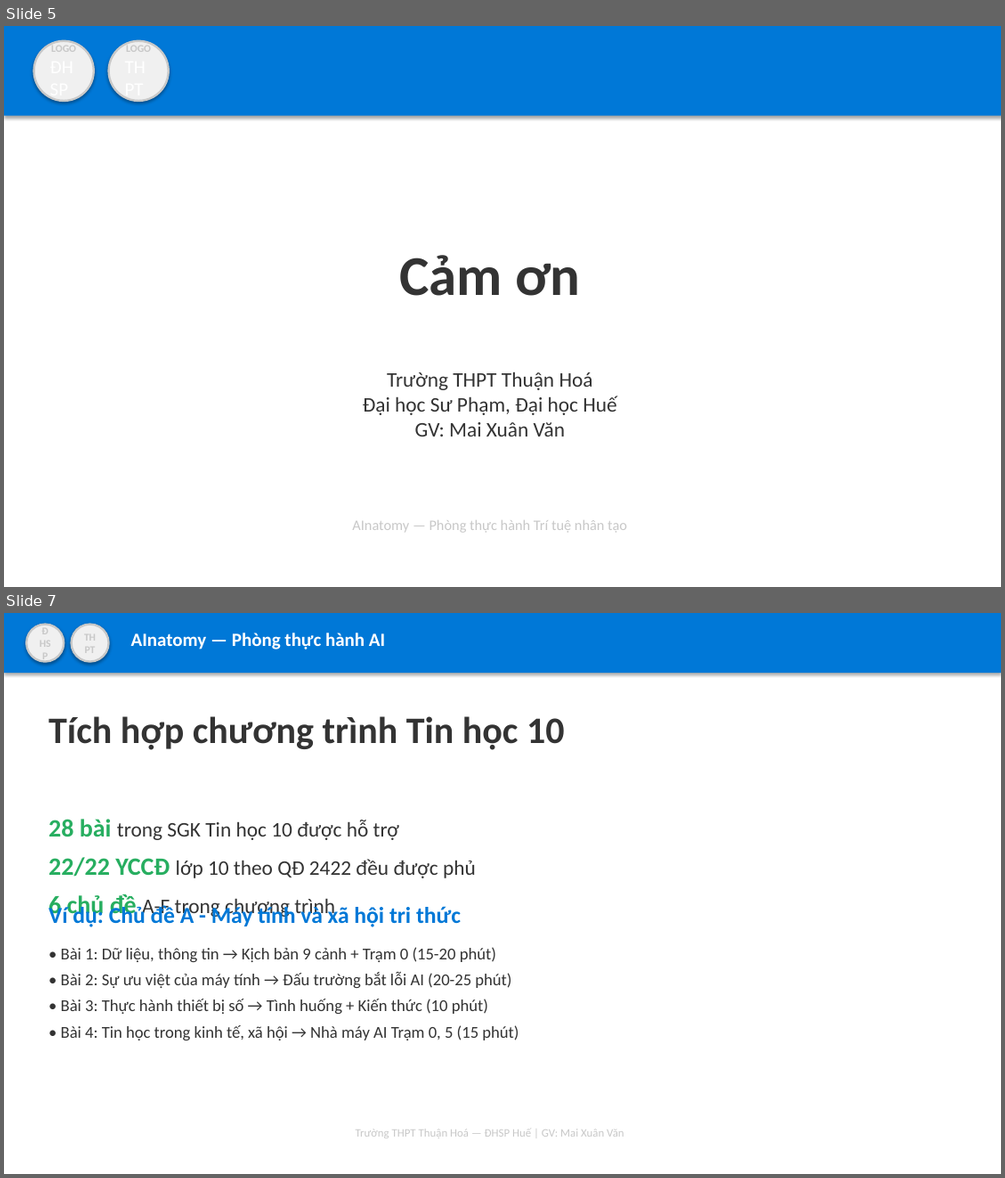
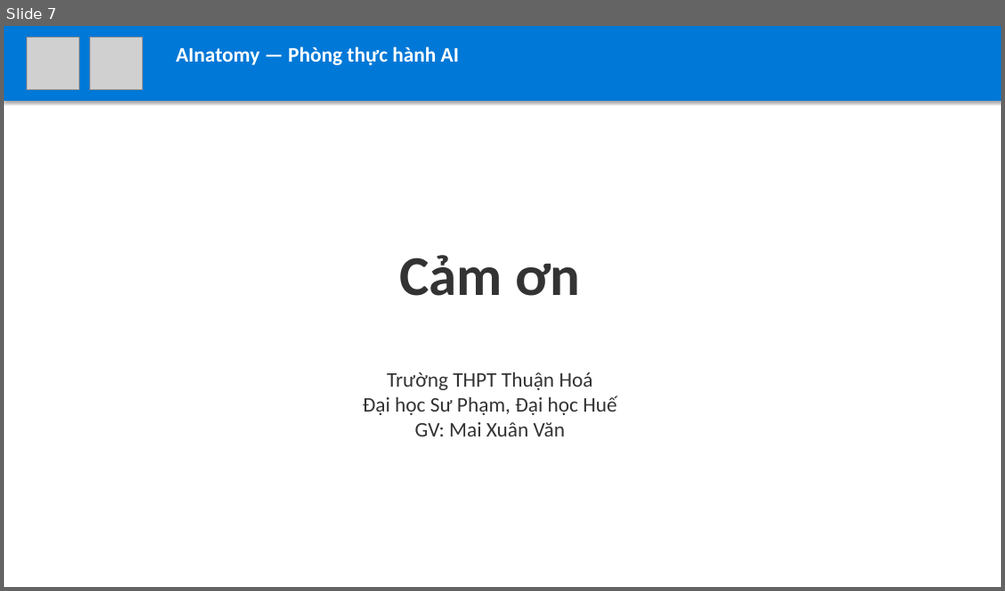
Before and after one commit to mxuanvan02/ainatomy, a slide deck: template_thuanhoa.pptx. Shown one above the other, each under a label of ours: slides 5 and 7 before the commit, slide 7 after it; the slides between them are not shown. The pictures are 1005x1178 and 1005x591 pixels, drawn with LibreOffice and Linux fonts; fonts in the diff are those of the drawing; grey boxes stand for pictures. Boxes give left, top, right and bottom in pixels: in the first picture for what was removed or moved away, otherwise in the second. Text is boxed around its words. In the diff, an @@ line names an element or a change of style, - is before the commit and + after.

Commit message:
Thêm logo thật từ Wikipedia và template slide báo cáo 7 trang
- Tải logo ĐHSP Huế từ Wikipedia (SVG → PNG 3750x3750)
- Tải logo THPT Thuận Hoá từ website trường (JPG 955x956)
- Tạo template_thuanhoa.pptx với 7 slides: bìa, vấn đề, giải pháp, tích hợp chương trình, kết quả, demo, cảm ơn
- Nghiên cứu workflow: Marp, Slidev, reveal.js, mkdeck

```diff
--- a/template_thuanhoa.pptx
+++ b/template_thuanhoa.pptx
@@ slide 7 removed at (4, 613, 1001, 1174), background #FFFFFF @@
@@ rectangle removed at (4, 613, 1001, 673) @@
@@ ellipse removed at (26, 625, 64, 662) @@
-ĐHSP
@@ ellipse removed at (72, 625, 109, 662) @@
-THPT
@@ text removed at (131, 633, 385, 649) @@
-AInatomy — Phòng thực hành AI
@@ text removed at (48, 716, 565, 750) @@
-Tích hợp chương trình Tin học 10
@@ text removed at (48, 819, 476, 919) @@
-28 bài trong SGK Tin học 10 được hỗ trợ
-22/22 YCCĐ lớp 10 theo QĐ 2422 đều được phủ
-6 chủ đề A-F trong chương trình
@@ text removed at (48, 905, 518, 1040) @@
-Ví dụ: Chủ đề A - Máy tính và xã hội tri thức
-• Bài 1: Dữ liệu, thông tin → Kịch bản 9 cảnh + Trạm 0 (15-20 phút)
-• Bài 2: Sự ưu việt của máy tính → Đấu trường bắt lỗi AI (20-25 phút)
-• Bài 3: Thực hành thiết bị số → Tình huống + Kiến thức (10 phút)
-• Bài 4: Tin học trong kinh tế, xã hội → Nhà máy AI Trạm 0, 5 (15 phút)
@@ text removed at (356, 1129, 623, 1138) @@
-Trường THPT Thuận Hoá — ĐHSP Huế | GV: Mai Xuân Văn
@@ what was slide 5 is now slide 7 @@
@@ slide 7 changed as well @@
@@ rectangle: place and size @@
-rectangle at (4, 26, 1001, 116)
+rectangle at (4, 26, 1001, 101)
@@ picture added at (26, 38, 79, 89) @@
@@ ellipse removed at (34, 41, 94, 101) @@
-LOGO
-ĐHSP
@@ picture added at (90, 38, 142, 89) @@
@@ ellipse removed at (109, 41, 169, 101) @@
-LOGO
-THPT
@@ text at (176, 46, 459, 65): text changed; size 14 to 20 pt; text colour #C8C8C8 to #FFFFFF; bold on @@
-AInatomy — Phòng thực hành Trí tuệ nhân tạo
+AInatomy — Phòng thực hành AI
```
Also in this commit, not shown: 2 other slides changed, 4 slides added, 4 other slides removed, 4 other files.
